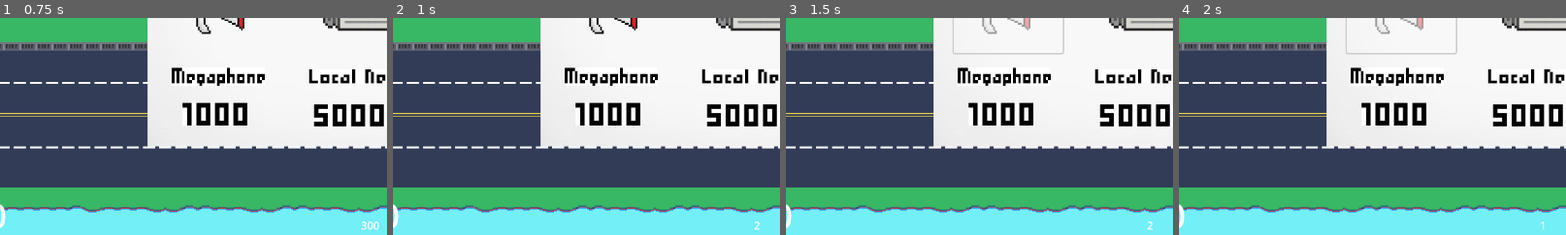
Above: before the commit, frames 1-4 (left to right).
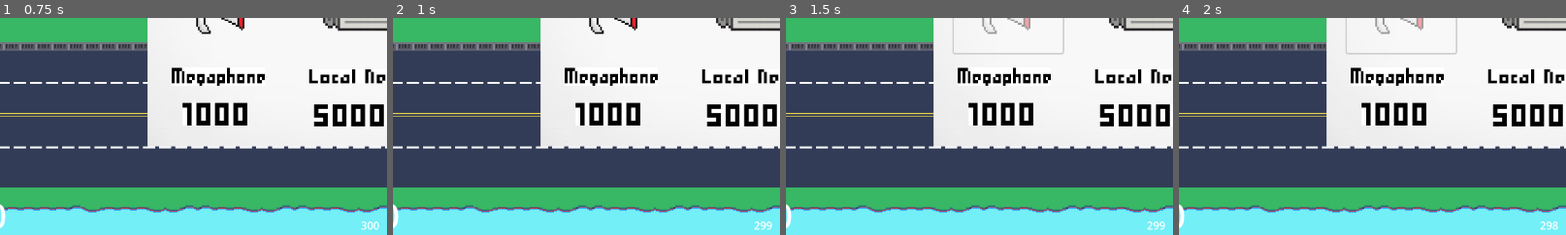
Above: after the commit, the same moments.

Repository: eliseokeefe/GameDevFinal
Game: Godot game, scene res://main.tscn
Two runs of this game, one before a commit and one after it. Both use one fixed random seed, a clock stepped at 60 frames per second and the inputs below.
Inputs (mouse positions are % of the whole screen's width and height, from its top left):
- Up to frame 1 (0.75 s): click (4, 7) at 0.5 s
- Up to frame 2 (1 s): no input
- Up to frame 3 (1.5 s): click (31, 48) at 1.25 s
- Up to frame 4 (2 s): no input
The pictures show only the part of the screen within x 2-52%, y 50-100%; the shares and areas given below are measured in that part.

Frame 1 is identical in both runs. In frame 2, less than 0.1% of the frame differs, in the area x 94-98%, y 93-98%; in frame 3, less than 0.1%; in frame 4, 0.1%, in the area x 93-98%, y 93-98%.

Commit message:
Updated timer

Diff:
--- a/in_game_hud.gd
+++ b/in_game_hud.gd
@@ -1,5 +1,5 @@
 extends CanvasLayer
-@onready var timer := 3
+@onready var timer := 300
 @onready var score := 0
 signal shopPressed
 signal timeUp
